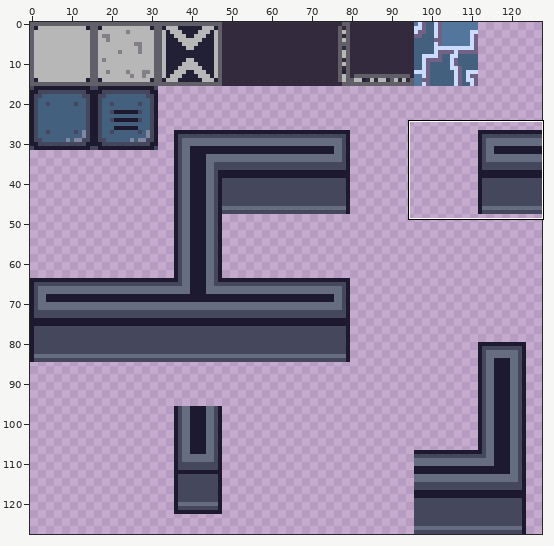
File history of a pixel-art file, CodeBlocksGameJamUnity/Assets/Pixel Art/Background/Spaceship BG Tileset.aseprite. Above: a wide view before the commit, with the close-up outlined.
Close-up. Before:
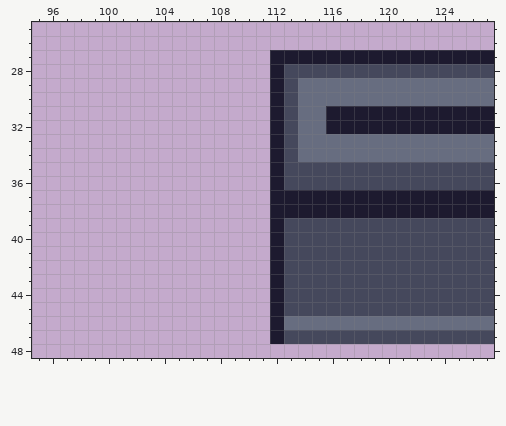
128x128 pixels, 1 frame. Colours within 5 levels of each other are drawn and written as one. Shown: x 95..127, y 25..48. The commit also changed other parts of the picture, which this record leaves out.
The result:
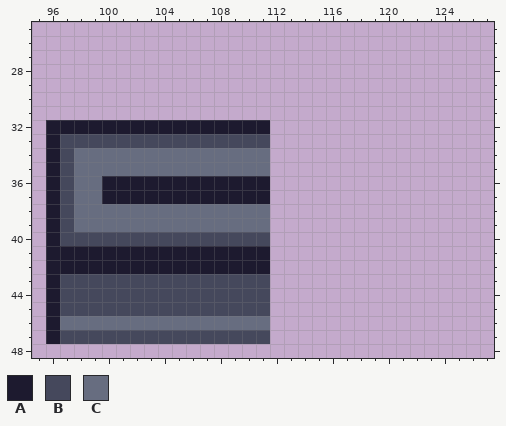
Palette (. is transparent): A #1d1a2f  B #45485c  C #676d80
Change:
The edit adds colour A in row 32 at x 96 to 111; in rows 33 to 35 at x 96; in rows 36 to 37 at x 96 and 100 to 111; in rows 38 to 40 at x 96; in rows 41 to 42 at x 96 to 111; in rows 43 to 47 at x 96.
The edit adds colour B in row 33 at x 97 to 111; in rows 34 to 39 at x 97; in row 40 at x 97 to 111; in rows 43 to 45 at x 97 to 111; in row 47 at x 97 to 111.
The edit adds colour C in rows 34 to 35 at x 98 to 111; in rows 36 to 37 at x 98 to 99; in rows 38 to 39 at x 98 to 111; in row 46 at x 97 to 111.
The author cleared colour A in row 27 at x 112 to 127; in rows 28 to 30 at x 112; in rows 31 to 32 at x 112 and 116 to 127; in rows 33 to 36 at x 112; in rows 37 to 38 at x 112 to 127; in rows 39 to 47 at x 112.
The author cleared colour B in row 28 at x 113 to 127; in rows 29 to 34 at x 113; in rows 35 to 36 at x 113 to 127; in rows 39 to 45 at x 113 to 127; in row 47 at x 113 to 127.
The author cleared colour C in rows 29 to 30 at x 114 to 127; in rows 31 to 32 at x 114 to 115; in rows 33 to 34 at x 114 to 127; in row 46 at x 113 to 127.
Where, in picture pixels (left, top, right, bottom), the same in both close-ups:
changed: (46, 50, 494, 344)
